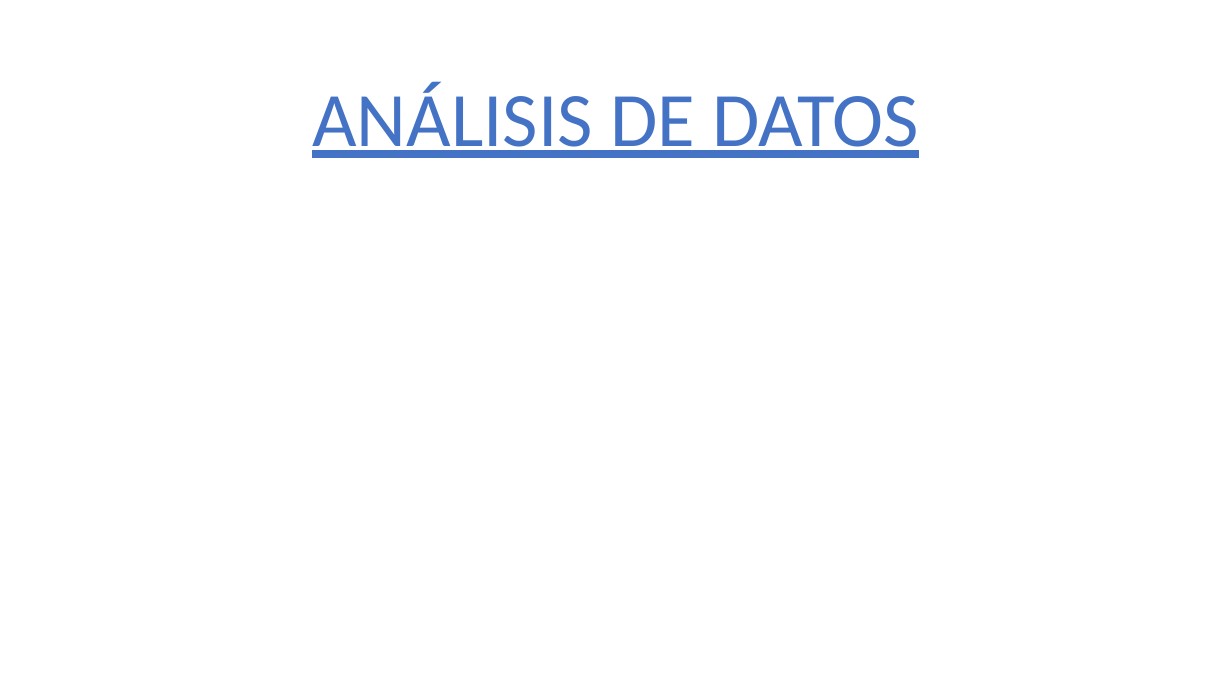
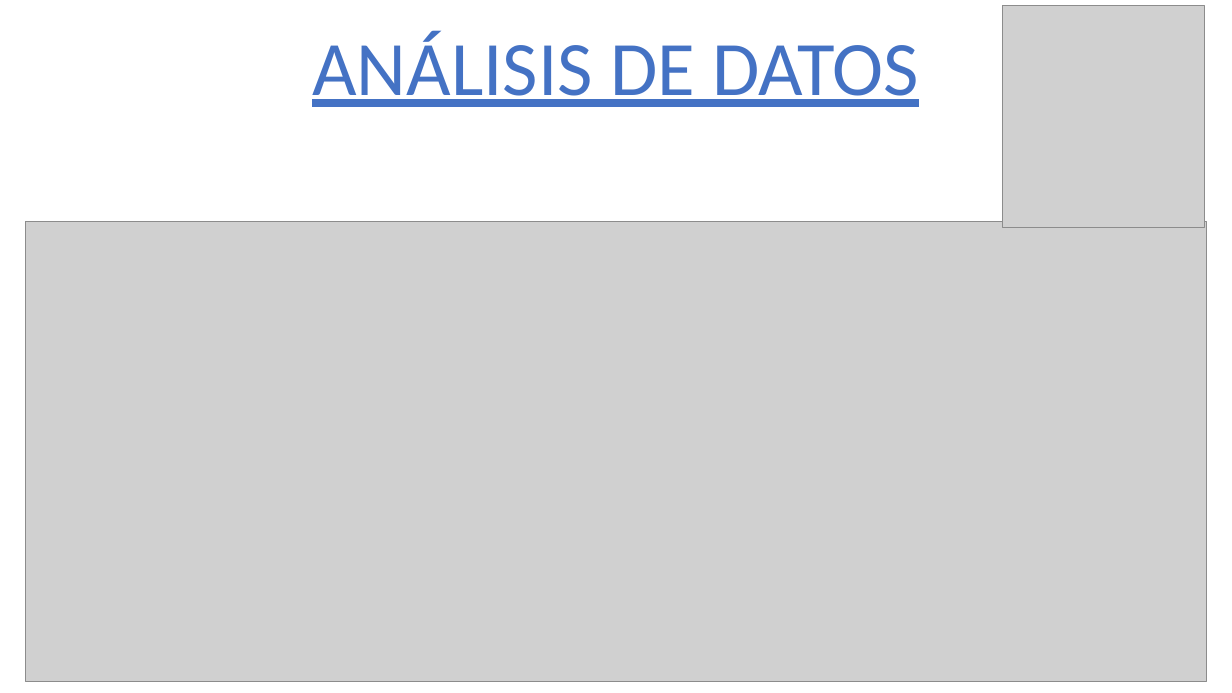
Before and after one commit to 75Engel/Estimacion_tipologia_usuarios_Servicios_Sociales_Ayto_Madrid, a slide deck: slide 4 of Presentacion_projecto.pptx. Drawn at 1232x693 pixels with LibreOffice and Linux fonts; fonts in the diff are those of the drawing; grey boxes stand for pictures; background and template pictures are left out. Boxes give left, top, right and bottom in pixels: in the first picture for what was removed or moved away, otherwise in the second. Text is boxed around its words. In the diff, an @@ line names an element or a change of style, - is before the commit and + after.

```diff
--- a/Presentacion_projecto.pptx
+++ b/Presentacion_projecto.pptx
@@ title "ANÁLISIS DE DATOS" moved from (x1=312, y1=82, x2=919, y2=158) to (x1=312, y1=31, x2=919, y2=107) @@
@@ picture added at (x1=1003, y1=6, x2=1204, y2=228) @@
@@ picture added at (x1=25, y1=222, x2=1206, y2=682) @@
```
Also in this commit, not shown: 10 other slides changed, 3 slides added, 6 slides removed, 7 other files.
